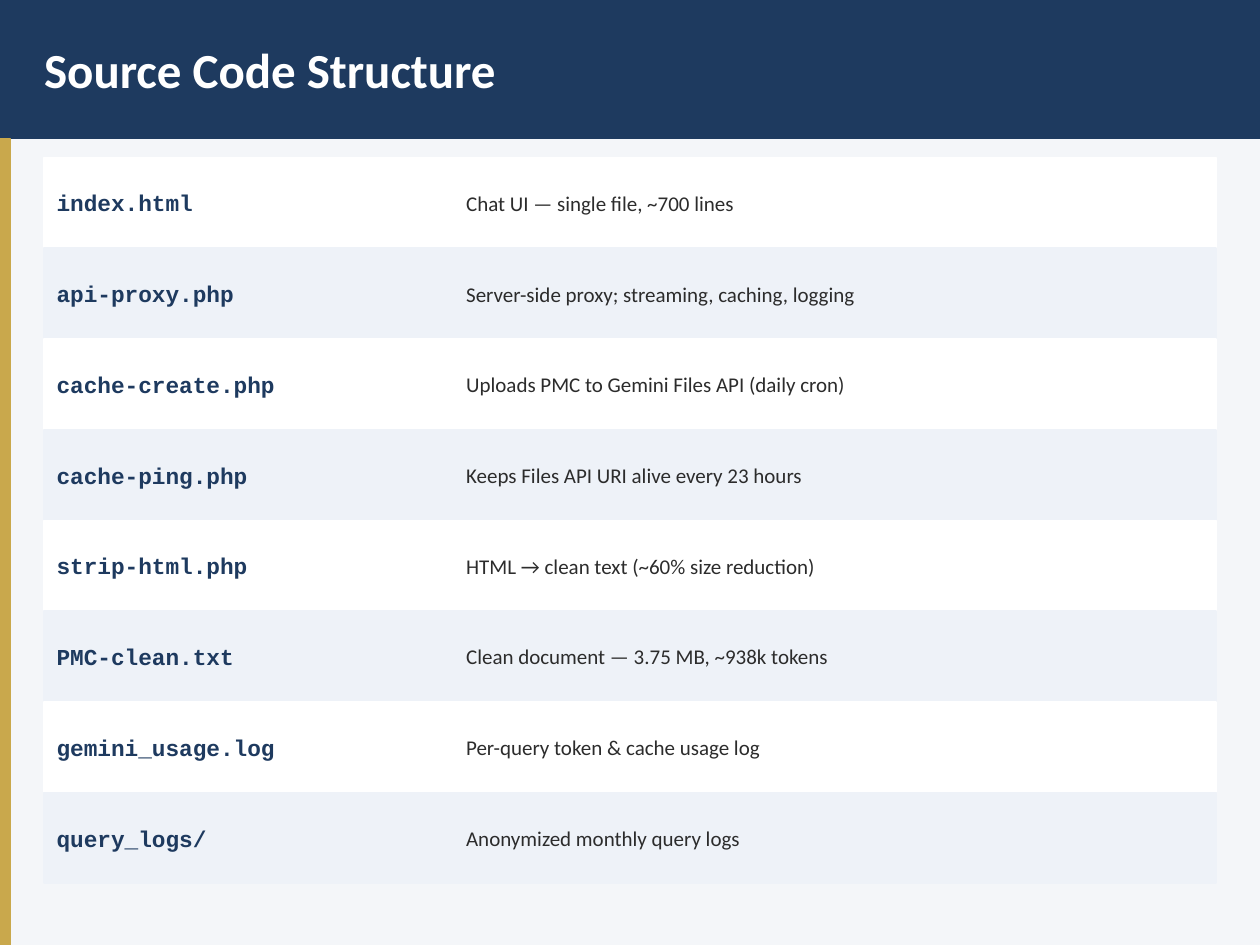
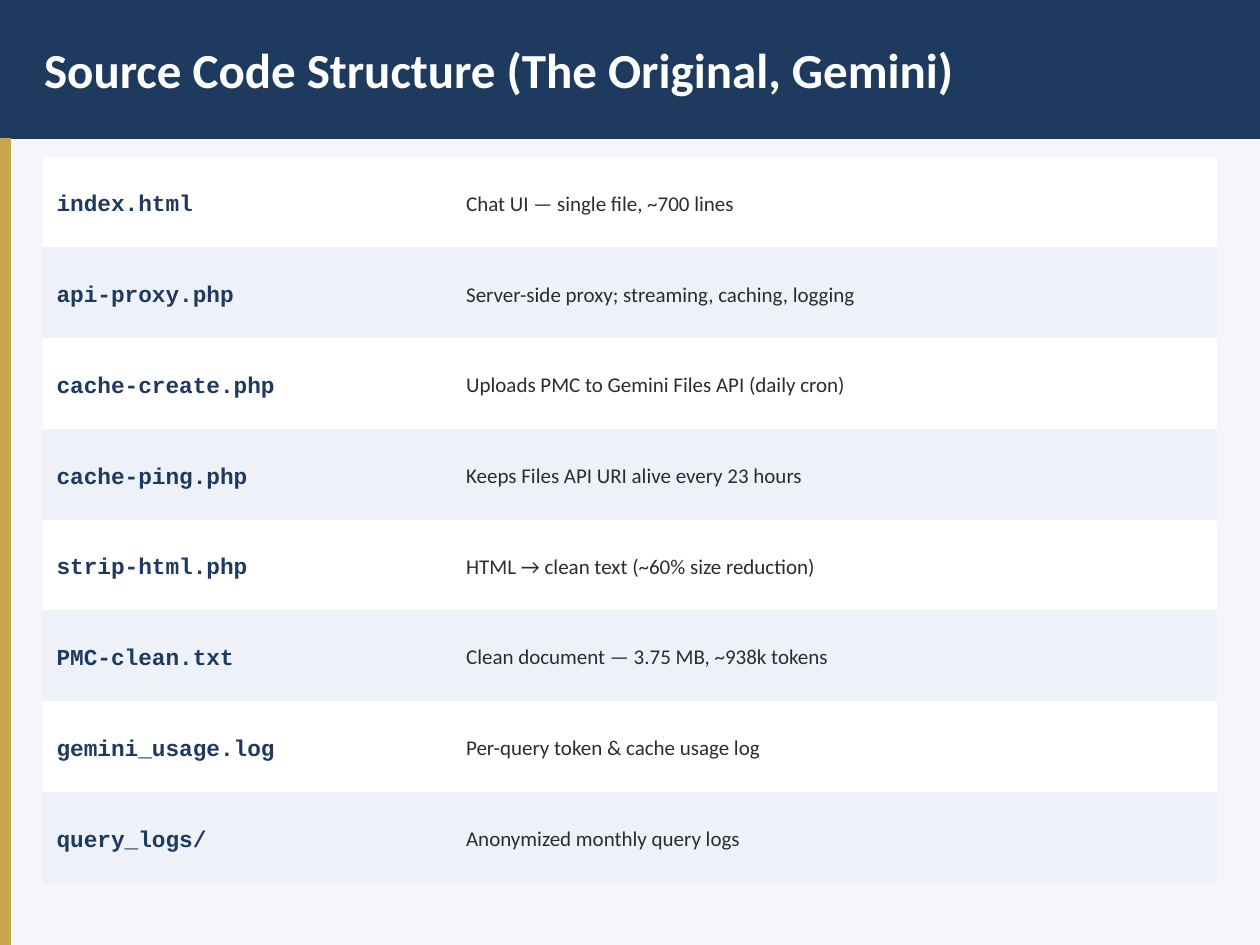
Before and after one commit to jweisenfeld/AI, a slide deck: slide 8 of pmc1/PMC-AI-Technical-Overview.pptx. Drawn at 1260x945 pixels with LibreOffice and Linux fonts; fonts in the diff are those of the drawing. Boxes give left, top, right and bottom in pixels: in the first picture for what was removed or moved away, otherwise in the second. Text is boxed around its words. In the diff, an @@ line names an element or a change of style, - is before the commit and + after.

```diff
--- a/pmc1/PMC-AI-Technical-Overview.pptx
+++ b/pmc1/PMC-AI-Technical-Overview.pptx
@@ text at (44,52,953,97): text changed @@
-Source Code Structure
+Source Code Structure (The Original, Gemini)
```
Also in this commit, not shown: 5 other slides changed, 4 slides added, 4 other files.
